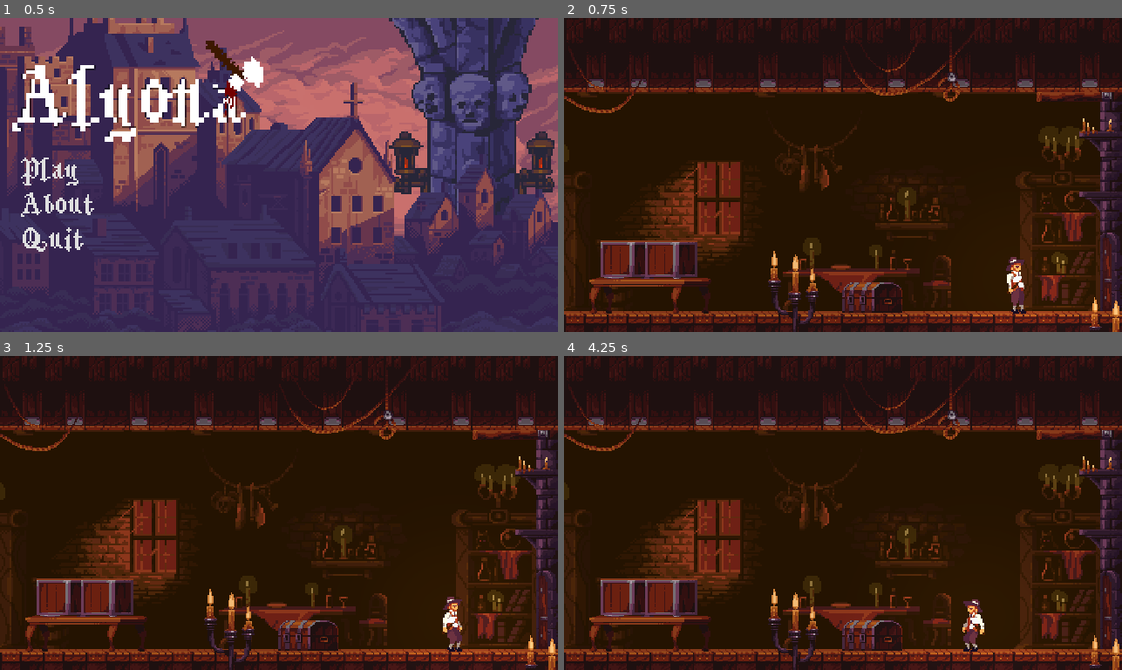
Above: before the commit, frames 1-4 (two rows, left to right).
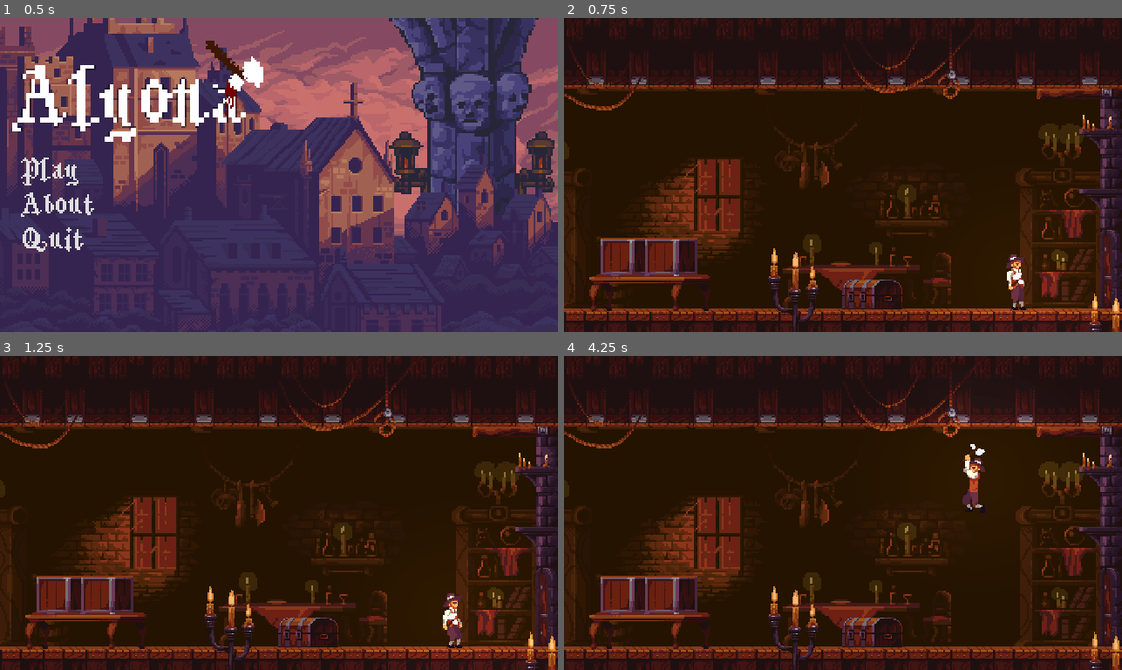
Above: after the commit, the same moments.

Repository: importTahsinZaman/Alyona
Game: Godot game, scene res://Menu.tscn
The game is run twice, just before and just after one commit, with the same random seed, the same clock (stepped at 60 frames per second) and the same inputs.
Inputs:
- Up to frame 1 (0.5 s): no input
- Up to frame 2 (0.75 s): click "Play" at 0.5 s
- Up to frame 3 (1.25 s): no input
- Up to frame 4 (4.25 s): hold Right (ui_right) 1.28-2.03 s; hold E (interact) 1.28-2.03 s; tap Enter at 2 s; hold Left (ui_left) 2.03-2.78 s; tap E (interact) at 2.1, 3.6 s; hold Right (ui_right) 2.78-3.53 s; hold E (interact) 2.78-3.53 s; tap Space at 3.5 s; hold Up (ui_up) from 3.53 s (still down)

Frame 1 is identical in both runs. In frame 2, 16% of the frame differs, in the area x 0-100%, y 0-100%; in frame 3, 16%; in frame 4, 16%.

Commit message:
Adding jumping and top clamps

Diff:
--- a/Area2D.gd
+++ b/Area2D.gd
@@ -8,7 +8,7 @@
 
 func _physics_process(delta):
 	if overlaps_body(body) and Input.is_action_just_pressed("interact"):
-		Global.change_house(null,null,null)
+		Global.change_house(null,null,null, -75.6)
 		Global.last_player_location = Vector2(1523, 132)
 
 func _on_AlyonaHouseDoor_body_entered(body):
--- a/Camera2D.gd
+++ b/Camera2D.gd
@@ -1,5 +1,6 @@
 extends Camera2D
 
-func _ready():
+func _ready(in_town = false):
 	self.limit_left = Global.camera_clamps.x
 	self.limit_right = Global.camera_clamps.y
+	self.limit_top = Global.camera_clamps.z
--- a/Door.gd
+++ b/Door.gd
@@ -5,6 +5,7 @@
 export (PackedScene) var building
 export (int) var left_clamp
 export (int) var right_clamp
+export (int) var top_clamp
 
 func _ready():
 	if building != null: $Label.text = "(E) Enter"
@@ -13,7 +14,7 @@
 
 func _physics_process(delta):
 	if overlaps_body(body) and Input.is_action_just_pressed("interact"):
-		Global.change_house(building, left_clamp, right_clamp)
+		Global.change_house(building, left_clamp, right_clamp, top_clamp)
 		if building != null:
 			Global.last_player_location = self.position
 
--- a/Global.gd
+++ b/Global.gd
@@ -1,6 +1,6 @@
 extends Node
 
-var camera_clamps = Vector2(0,416)
+var camera_clamps = Vector3(0,416, -25)
 var last_player_location = Vector2(162,130)
 var return_to_town = false
 var player_body = null
@@ -22,11 +22,11 @@
 	pass
 
 
-func change_house(building : PackedScene, left_clamp, right_clamp):
+func change_house(building : PackedScene, left_clamp, right_clamp, top_clamp):
 	return_to_town = !return_to_town
 	if building != null:
-		camera_clamps = Vector2(left_clamp, right_clamp)
+		camera_clamps = Vector3(left_clamp, right_clamp, top_clamp)
 		get_tree().change_scene(building.resource_path)
 	else:
-		camera_clamps = Vector2(-1185, 2255)
+		camera_clamps = Vector3(-1185, 2255, -75.6)
 		get_tree().change_scene("res://World.tscn")
--- a/Player.gd
+++ b/Player.gd
@@ -13,6 +13,7 @@
 const MAXFALLSPEED = 200
 const UP = Vector2(0,-1)
 const ACCEL = 8
+const JUMPFORCE = 500
 
 var motion = Vector2()
 
@@ -39,11 +40,14 @@
 	elif Input.is_action_pressed("interact"):
 		motion.x = lerp(motion.x, 0, 0.2)
 		attacking = true
-	elif Input.is_action_pressed("ui_left") and self.position.x > Global.camera_clamps.x + 15:
+	elif Input.is_action_pressed("ui_up"):
+		if is_on_floor():
+			motion.y = -JUMPFORCE
+	elif Input.is_action_pressed("ui_left") and self.position.x > Global.camera_clamps.x + 15 and is_on_floor():
 		$Sprite.flip_h = true
 		$AnimationPlayer.play("Walk")
 		motion.x -= ACCEL
-	elif Input.is_action_pressed("ui_right") and self.position.x < Global.camera_clamps.y - 15:
+	elif Input.is_action_pressed("ui_right") and self.position.x < Global.camera_clamps.y - 15 and is_on_floor():
 		$AnimationPlayer.play("Walk")
 		$Sprite.flip_h = false
 		motion.x += ACCEL
--- a/World.tscn
+++ b/World.tscn
@@ -219,11 +219,13 @@
 position = Vector2( 768, 135 )
 building = ExtResource( 20 )
 right_clamp = 624
+top_clamp = -25
 
 [node name="Alyona\'s House" parent="." instance=ExtResource( 8 )]
 position = Vector2( 1526, 124 )
 building = ExtResource( 18 )
 right_clamp = 416
+top_clamp = -25
 
 [node name="Razumihin\'s House" parent="." instance=ExtResource( 8 )]
 position = Vector2( 2076, 124 )
